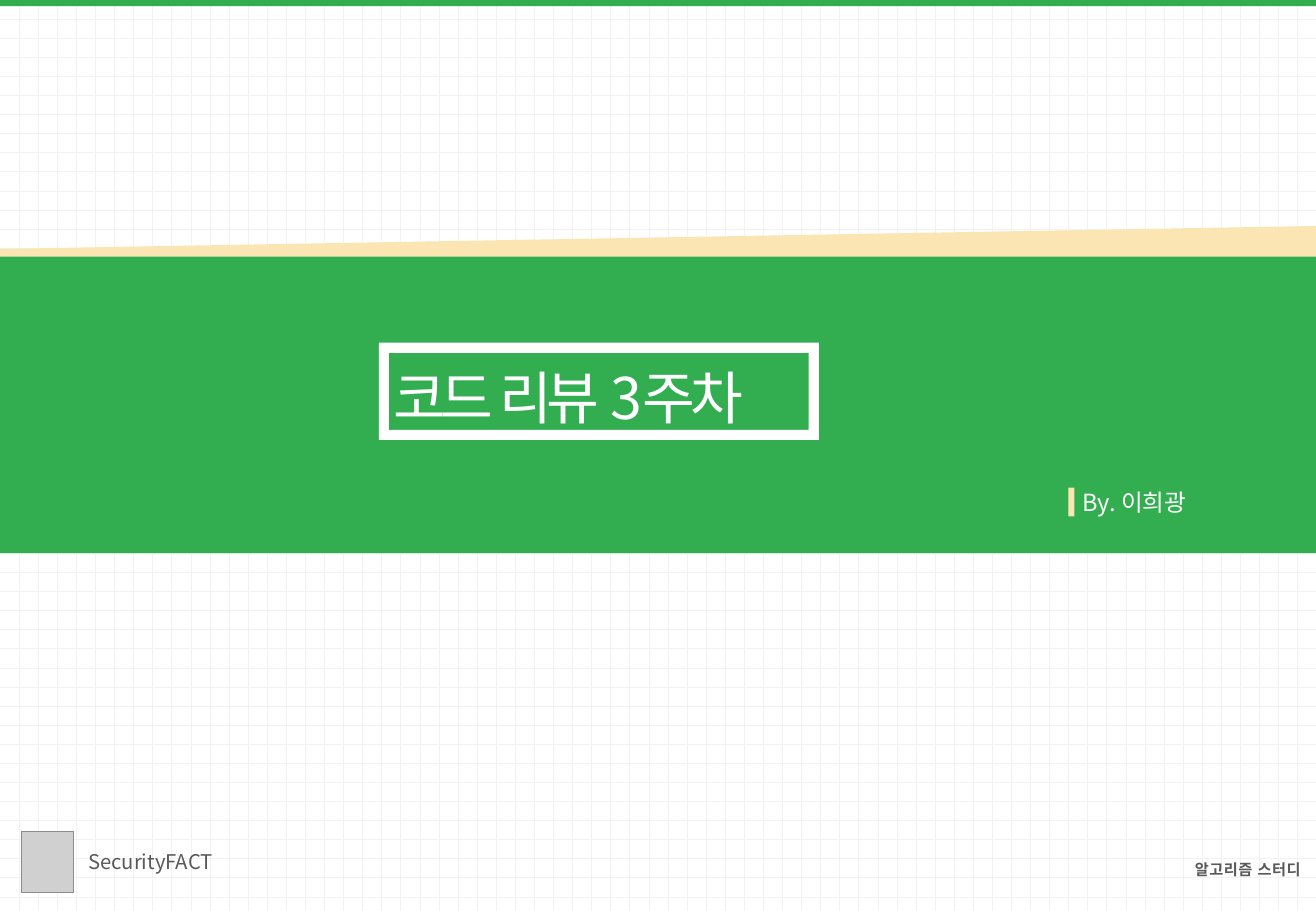
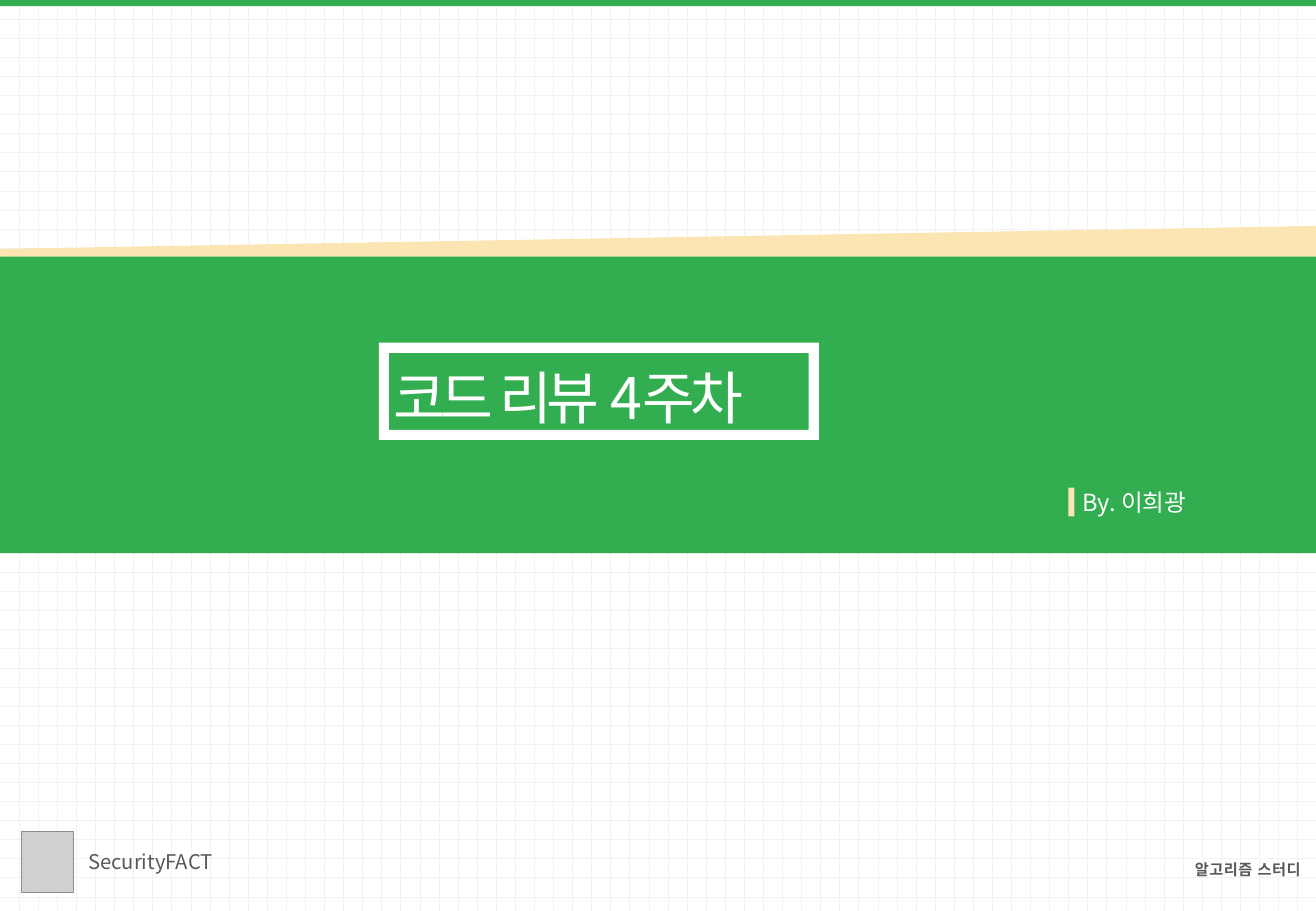
Before and after one commit to 1hk-star/Konkuk_SecurityFACT_Algorithm, a slide deck: slide 1 of 4주차/발표자료/코드 리뷰 자료/이희광/이희광.pptx. Drawn at 1316x911 pixels with LibreOffice and Linux fonts; fonts in the diff are those of the drawing; grey boxes stand for pictures. Boxes give left, top, right and bottom in pixels: in the first picture for what was removed or moved away, otherwise in the second. Text is boxed around its words. In the diff, an @@ line names an element or a change of style, - is before the commit and + after.

Commit message:
이희광 4주차 제출

```diff
--- a/4주차/발표자료/코드 리뷰 자료/이희광/이희광.pptx
+++ b/4주차/발표자료/코드 리뷰 자료/이희광/이희광.pptx
@@ text at (x1=393, y1=371, x2=743, y2=434): text changed @@
-코드 리뷰 3주차
+코드 리뷰 4주차
```
Also in this commit, not shown: 5 other slides changed, 15 slides removed, 4 other files.
